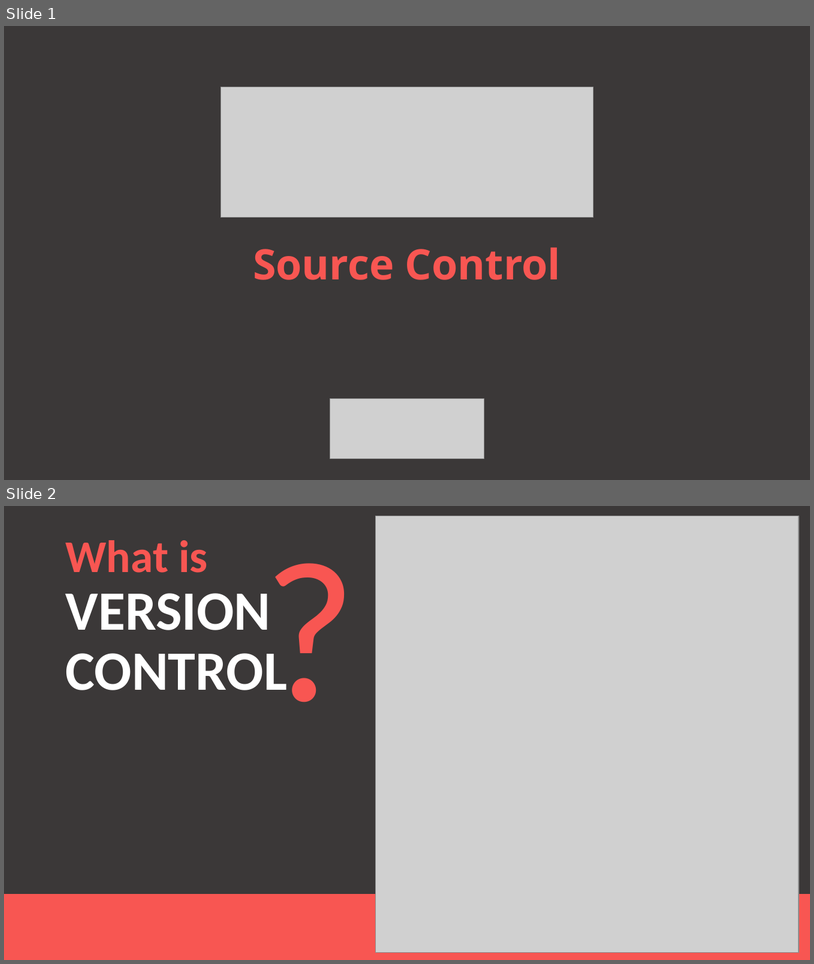
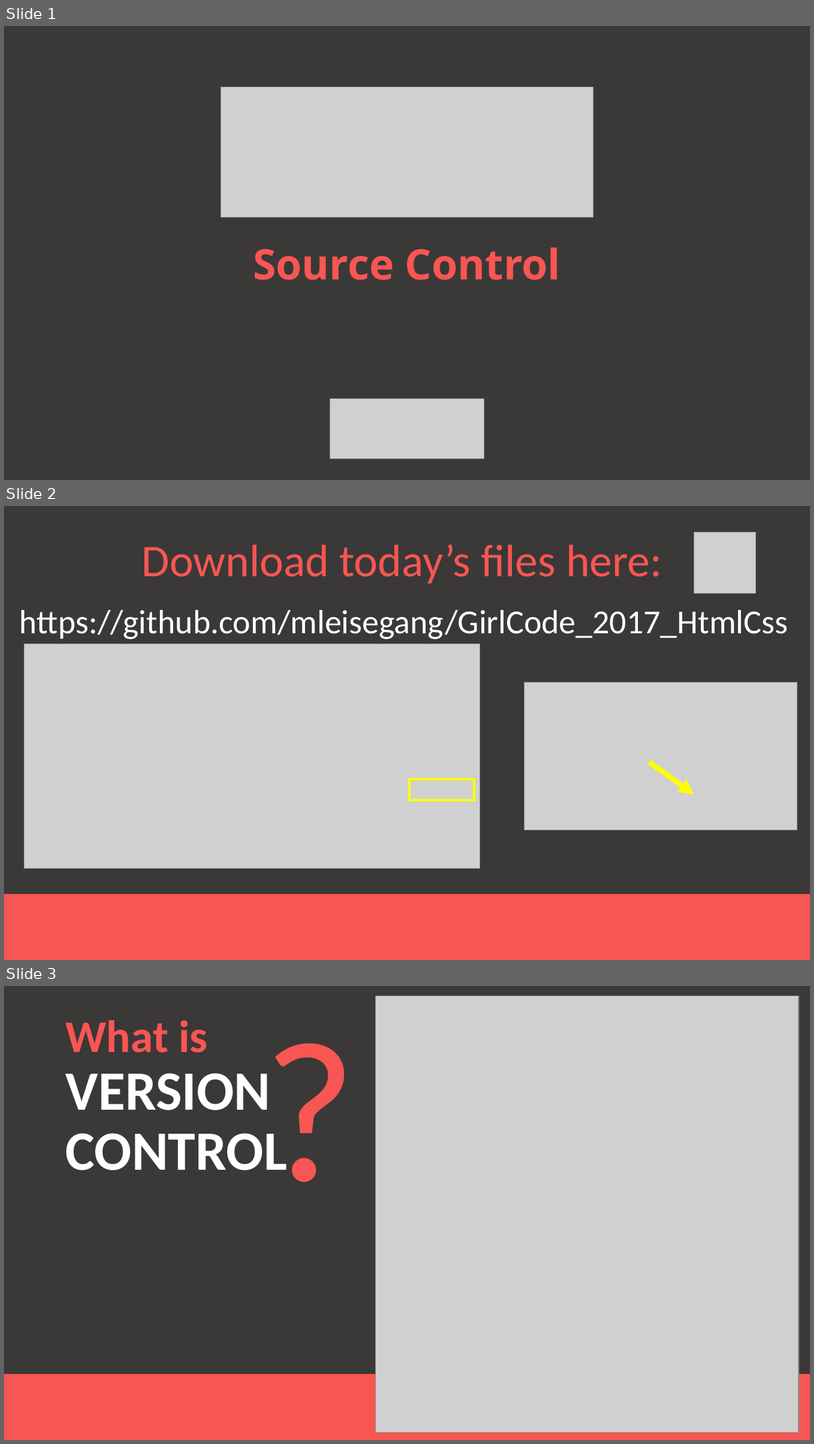
Before and after one commit to mleisegang/GirlCode_2017_HtmlCss, a slide deck: Source Control Girl Code.pptx. Shown one above the other, each under a label of ours: slides 1 and 2 before the commit, slides 1, 2 and 3 after it. The pictures are 814x964 and 814x1444 pixels, drawn with LibreOffice and Linux fonts; fonts in the diff are those of the drawing; grey boxes stand for pictures; background and template pictures are left out. Boxes give left, top, right and bottom in pixels: in the first picture for what was removed or moved away, otherwise in the second. Text is boxed around its words. In the diff, an @@ line names an element or a change of style, - is before the commit and + after.

```diff
--- a/Source Control Girl Code.pptx
+++ b/Source Control Girl Code.pptx
@@ slide 2 added at (x1=4, y1=506, x2=810, y2=960), background #3B3838; not listed: 1 template element that a slide beside it also shows @@
@@ picture added at (x1=695, y1=532, x2=756, y2=594) @@
@@ text added at (x1=142, y1=544, x2=662, y2=583), 54 pt, text #F85652 @@
+Download today’s files here:
@@ text added at (x1=20, y1=610, x2=788, y2=639), 40 pt, text #FFFFFF @@
+https://github.com/mleisegang/GirlCode_2017_HtmlCss
@@ picture added at (x1=24, y1=644, x2=481, y2=868) @@
@@ picture added at (x1=525, y1=682, x2=798, y2=830) @@
@@ arrow added from (650, 762) to (695, 795), #FFFF00 6 pt @@
@@ rectangle added at (x1=410, y1=779, x2=474, y2=800), outline #FFFF00 3 pt @@
@@ what was slide 2 is now slide 3 @@
```
Also in this commit, not shown: 1 slide changed, 1 slide removed.
